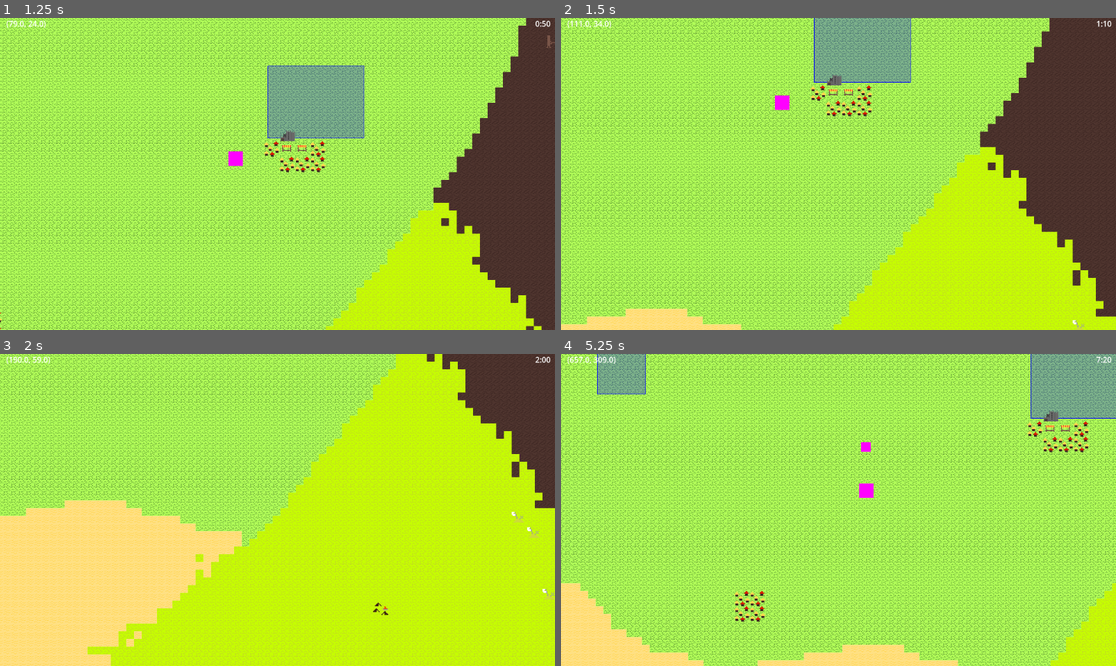
Above: before the commit, frames 1-4 (two rows, left to right).
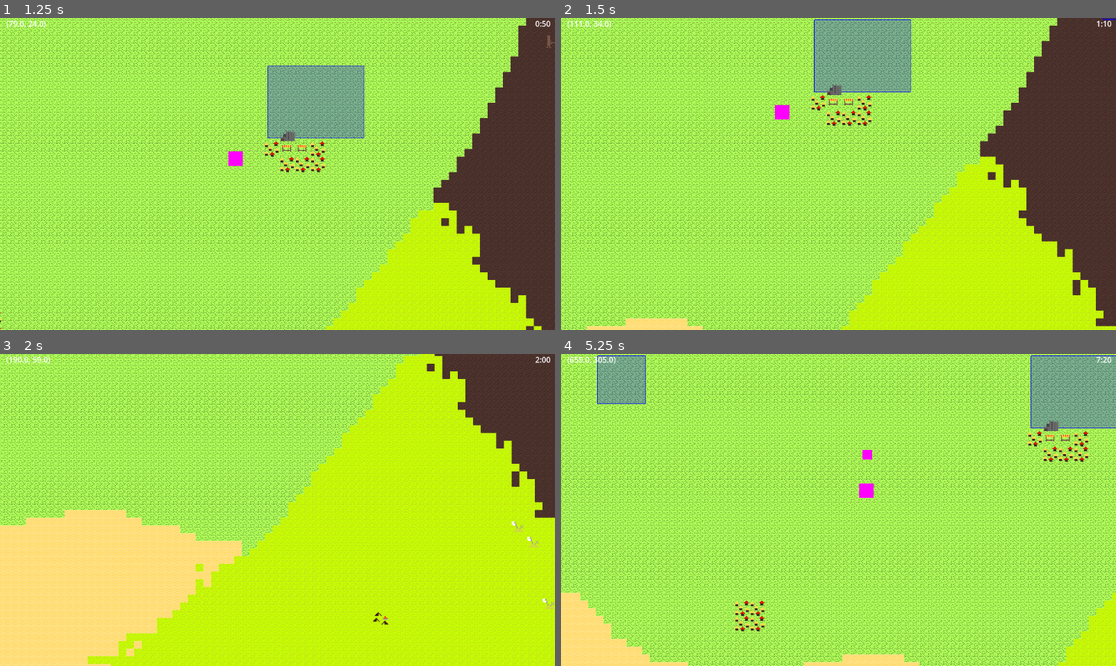
Above: after the commit, the same moments.

Repository: plasalt/map-test
Game: Godot game, scene res://scenes/control.tscn
Two runs of this game, one before a commit and one after it. Both use one fixed random seed, a clock stepped at 60 frames per second and the inputs below.
Inputs (mouse positions are in pixels of both pictures, inside the frame that each line leads up to):
- Up to frame 1 (1.25 s): tap Enter at 0.5 s; move the mouse to (399, 158) at 0.52 s; hold Right (ui_right) from 0.53 s (still down); click (399, 158) at 0.67 s
- Up to frame 2 (1.5 s): move the mouse to (727, 189) at 1.27 s; release Right (ui_right) at 1.28 s; hold Down (ui_down) from 1.28 s (still down)
- Up to frame 3 (2 s): keep holding Down (ui_down)
- Up to frame 4 (5.25 s): move the mouse to (894, 441) at 2.02 s; release Down (ui_down) at 2.03 s; hold Right (ui_right) 2.03-2.78 s; move the mouse to (810, 572) at 2.77 s; hold Up (ui_up) 2.78-3.53 s; click (810, 572) at 2.92 s; move the mouse to (1005, 556) at 3.52 s; hold Left (ui_left) 3.53-5.03 s; move the mouse to (672, 463) at 4.27 s; move the mouse to (866, 510) at 5.02 s; hold Down (ui_down) from 5.03 s (still down); click (866, 510) at 5.17 s

Frame 1 is identical in both runs. In frame 2, 36% of the frame differs, in the area x 0-100%, y 0-100%; in frame 3, 30%; in frame 4, 43%.

Commit message:
added more stuff to the dialogue sysrtem and added as indicator for death

Diff:
--- a/jsons/dialogue/WIN.json
+++ b/jsons/dialogue/WIN.json
@@ -1,6 +1,14 @@
 {
 	"start": {
+		"next": "reward",
+		"text": "you lowk slimed that tung tung tung sahur"
+	},
+	"reward": {
 		"next": "end",
-		"text": "you lowk slimed that tung tung tung sahur"
+		"event": "reward",
+		"rewards": {
+			"hp": 10,
+			"damagemod": 2
+		}
 	}
 }
--- a/jsons/dialogue/playerdeath.json
+++ b/jsons/dialogue/playerdeath.json
@@ -5,6 +5,6 @@
 	},
 	"start": {
 		"next": "oof",
-		"text": "killed by tung tung tung sahur"
+		"text": "killed by nuh"
 	}
 }
--- a/scenes/combat.tscn
+++ b/scenes/combat.tscn
@@ -2,12 +2,139 @@
 
 [ext_resource type="Script" uid="uid://nap75v74fbpp" path="res://scripts/combat.gd" id="1_qajva"]
 [ext_resource type="Texture2D" uid="uid://dkmt7prgsnhqp" path="res://textures/enemies/gobin.png" id="2_qajva"]
+[ext_resource type="Texture2D" uid="uid://v16250vjvwx3" path="res://textures/animations/explosion.png" id="3_aic3r"]
 
 [sub_resource type="StyleBoxFlat" id="StyleBoxFlat_4lg0q"]
 bg_color = Color(0.7411765, 0, 0, 1)
 
 [sub_resource type="StyleBoxFlat" id="StyleBoxFlat_epp6s"]
 bg_color = Color(0.31446773, 0.70664334, 0, 1)
+
+[sub_resource type="AtlasTexture" id="AtlasTexture_4l26h"]
+atlas = ExtResource("3_aic3r")
+region = Rect2(0, 0, 125, 125)
+
+[sub_resource type="AtlasTexture" id="AtlasTexture_p71o4"]
+atlas = ExtResource("3_aic3r")
+region = Rect2(125, 0, 125, 125)
+
+[sub_resource type="AtlasTexture" id="AtlasTexture_vcae8"]
+atlas = ExtResource("3_aic3r")
+region = Rect2(250, 0, 125, 125)
+
+[sub_resource type="AtlasTexture" id="AtlasTexture_osi8t"]
+atlas = ExtResource("3_aic3r")
+region = Rect2(375, 0, 125, 125)
+
+[sub_resource type="AtlasTexture" id="AtlasTexture_4gnb8"]
+atlas = ExtResource("3_aic3r")
+region = Rect2(0, 125, 125, 125)
+
+[sub_resource type="AtlasTexture" id="AtlasTexture_sa5k0"]
+atlas = ExtResource("3_aic3r")
+region = Rect2(125, 125, 125, 125)
+
+[sub_resource type="AtlasTexture" id="AtlasTexture_8we11"]
+atlas = ExtResource("3_aic3r")
+region = Rect2(250, 125, 125, 125)
+
+[sub_resource type="AtlasTexture" id="AtlasTexture_hrcy2"]
+atlas = ExtResource("3_aic3r")
+region = Rect2(375, 125, 125, 125)
+
+[sub_resource type="AtlasTexture" id="AtlasTexture_gvie1"]
+atlas = ExtResource("3_aic3r")
+region = Rect2(0, 250, 125, 125)
+
+[sub_resource type="AtlasTexture" id="AtlasTexture_hmy61"]
+atlas = ExtResource("3_aic3r")
+region = Rect2(125, 250, 125, 125)
+
+[sub_resource type="AtlasTexture" id="AtlasTexture_0qyji"]
+atlas = ExtResource("3_aic3r")
+region = Rect2(250, 250, 125, 125)
+
+[sub_resource type="AtlasTexture" id="AtlasTexture_xkyey"]
+atlas = ExtResource("3_aic3r")
+region = Rect2(375, 250, 125, 125)
+
+[sub_resource type="AtlasTexture" id="AtlasTexture_u07v1"]
+atlas = ExtResource("3_aic3r")
+region = Rect2(0, 375, 125, 125)
+
+[sub_resource type="AtlasTexture" id="AtlasTexture_hkish"]
+atlas = ExtResource("3_aic3r")
+region = Rect2(125, 375, 125, 125)
+
+[sub_resource type="AtlasTexture" id="AtlasTexture_a5n2y"]
+atlas = ExtResource("3_aic3r")
+region = Rect2(250, 375, 125, 125)
+
+[sub_resource type="AtlasTexture" id="AtlasTexture_v3mio"]
+atlas = ExtResource("3_aic3r")
+region = Rect2(375, 375, 125, 125)
+
+[sub_resource type="SpriteFrames" id="SpriteFrames_d74qw"]
+animations = [{
+"frames": [{
+"duration": 1.0,
+"texture": null
+}, {
+"duration": 1.0,
+"texture": SubResource("AtlasTexture_4l26h")
+}, {
+"duration": 1.0,
+"texture": SubResource("AtlasTexture_p71o4")
+}, {
+"duration": 1.0,
+"texture": SubResource("AtlasTexture_vcae8")
+}, {
+"duration": 1.0,
+"texture": SubResource("AtlasTexture_osi8t")
+}, {
+"duration": 1.0,
+"texture": SubResource("AtlasTexture_4gnb8")
+}, {
+"duration": 1.0,
+"texture": SubResource("AtlasTexture_sa5k0")
+}, {
+"duration": 1.0,
+"texture": SubResource("AtlasTexture_8we11")
+}, {
+"duration": 1.0,
+"texture": SubResource("AtlasTexture_hrcy2")
+}, {
+"duration": 1.0,
+"texture": SubResource("AtlasTexture_gvie1")
+}, {
+"duration": 1.0,
+"texture": SubResource("AtlasTexture_hmy61")
+}, {
+"duration": 1.0,
+"texture": SubResource("AtlasTexture_0qyji")
+}, {
+"duration": 1.0,
+"texture": SubResource("AtlasTexture_xkyey")
+}, {
+"duration": 1.0,
+"texture": SubResource("AtlasTexture_u07v1")
+}, {
+"duration": 1.0,
+"texture": SubResource("AtlasTexture_hkish")
+}, {
+"duration": 1.0,
+"texture": SubResource("AtlasTexture_a5n2y")
+}, {
+"duration": 1.0,
+"texture": SubResource("AtlasTexture_v3mio")
+}, {
+"duration": 1.0,
+"texture": null
+}],
+"loop": 0,
+"name": &"default",
+"speed": 20.0
+}]
 
 [node name="combat" type="Control" unique_id=919373501]
 layout_mode = 3
@@ -109,4 +236,11 @@
 offset_right = 629.0
 offset_bottom = 272.0
 
+[node name="explosion" type="AnimatedSprite2D" parent="." unique_id=2133335009]
+position = Vector2(1371.5, 351.49997)
+scale = Vector2(3, 3)
+sprite_frames = SubResource("SpriteFrames_d74qw")
+frame = 16
+frame_progress = 0.73004013
+
 [connection signal="button_down" from="menu/attackbutton" to="." method="_on_attackbutton_button_down"]
--- a/scripts/cam.gd
+++ b/scripts/cam.gd
@@ -17,3 +17,6 @@
 		position.x = 600
 	if position.x > 2700:
 		position.x = 2700
+
+func campos(pos: Vector2):
+	position = pos
--- a/scripts/combat.gd
+++ b/scripts/combat.gd
@@ -12,6 +12,7 @@
 @onready var hpenemylabel = $enemy/hplabel
 @onready var playerpic = $player/Sprite2D
 @onready var enemypic = $enemy/Sprite2D
+@onready var explosion = $explosion
 
 var playerroll = 0
 var enemyroll = 0
@@ -63,13 +64,19 @@
 	pass
 
 func playerwin():
+	explosion.position = enemypic.position
+	explosion.play("default")
+
 	GameData.current_dialogue = "res://jsons/dialogue/WIN.json"
 	print(GameData.current_dialogue)
+	await get_tree().create_timer(1).timeout
 	var path = "res://jsons/dialogue/WIN.json"
 	var file = FileAccess.open(path, FileAccess.READ)
 	var json_text = file.get_as_text()
 	var dialogue_data = JSON.parse_string(json_text)
 	dialogue_data["start"]["text"] = "you lowk slimed that %s" % [enemyname.text]
+	dialogue_data["rewards"]["hp"] = 0
+	dialogue_data["rewards"]["damagemod"] = 0
 	var file_write = FileAccess.open(path, FileAccess.WRITE)
 	if file_write:
 		file_write.store_string(JSON.stringify(dialogue_data, "\t"))
@@ -78,6 +85,9 @@
 	pass
 
 func playerdeath():
+	explosion.position = playerpic.position
+	explosion.play("default")
+	await get_tree().create_timer(1).timeout
 	GameData.current_dialogue = "res://jsons/dialogue/playerdeath.json"
 	GameData.speaker_name = "death"
 	print(GameData.current_dialogue)
@@ -188,7 +198,7 @@
 			pass
 	damage = 0
 
-	phase =4
+	phase = 4
 	if playerhp <= 0:
 		print("player dided")
 		playerdeath()
--- a/scripts/control.gd
+++ b/scripts/control.gd
@@ -3,6 +3,7 @@
 @onready var player = $CharacterBody2D
 @onready var marker = $marker
 @onready var bounds = $bounds
+@onready var cam = $Camera2D
 @export var clock: Node
 @export var time:Label
 @export var cords:Label
@@ -11,6 +12,8 @@
 func _ready():
 	player.global_position = GameData.playerpos
 	clock.settime(GameData.time)
+	cam.campos(GameData.playerpos)
+
 
 	pass
 
--- a/scripts/dialogue_manager.gd
+++ b/scripts/dialogue_manager.gd
@@ -37,6 +37,9 @@
 	check_options()
 	if node.get("event") == "death":
 		deathscreen()
+	if node.get("event") == "reward":
+		GameData.playerdata["hp"] += node["rewards"]["hp"]
+		GameData.playerdata["damagemod"] += node["rewards"]["damagemod"]
 
 func type_line(line: String):
 	is_typing = true
--- a/scripts/gamedata.gd
+++ b/scripts/gamedata.gd
@@ -57,7 +57,8 @@
 
 	playerdata = {
 		"hp": 150,
-		"name": "jeb"
+		"name": "jeb",
+		"damagemod": 0
 	}
 	encounter = {
 		"hp": 50,
Binary file added: textures/animations/explosion.png
Not shown, added: textures/animations/explosion.png.import
